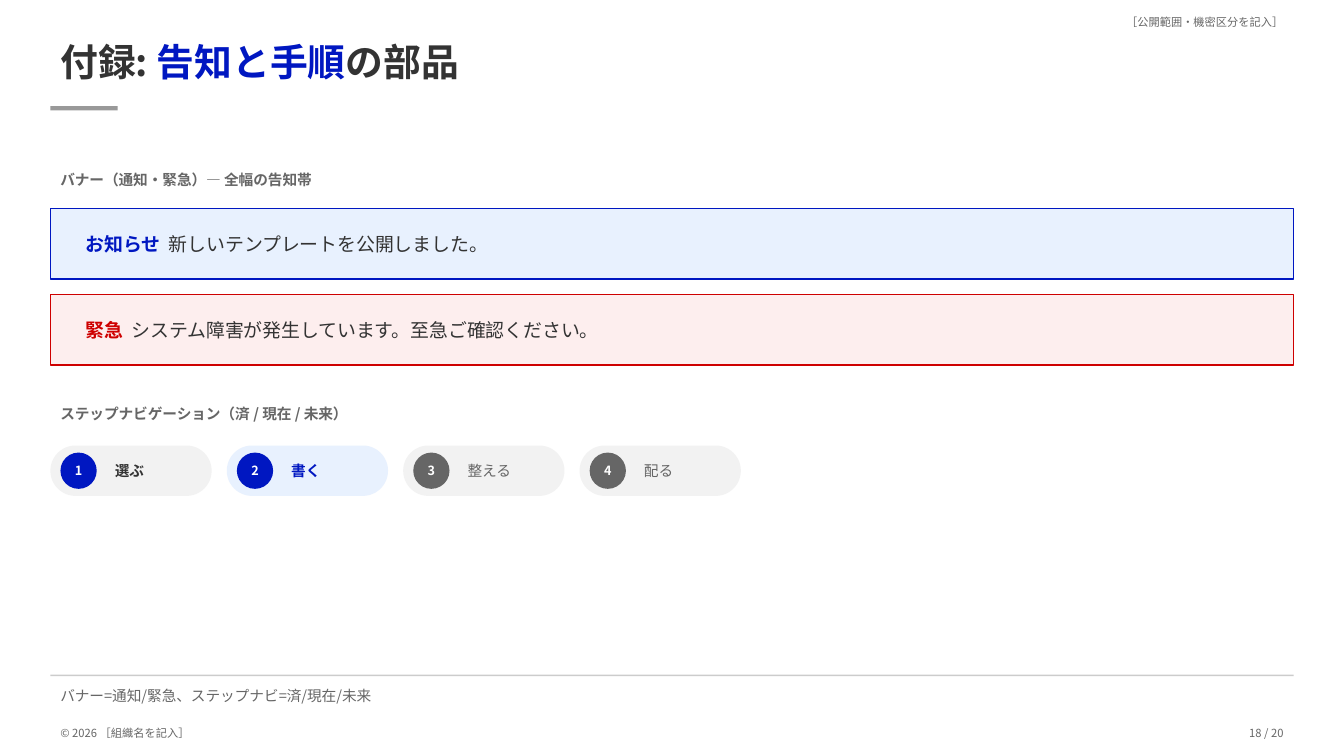
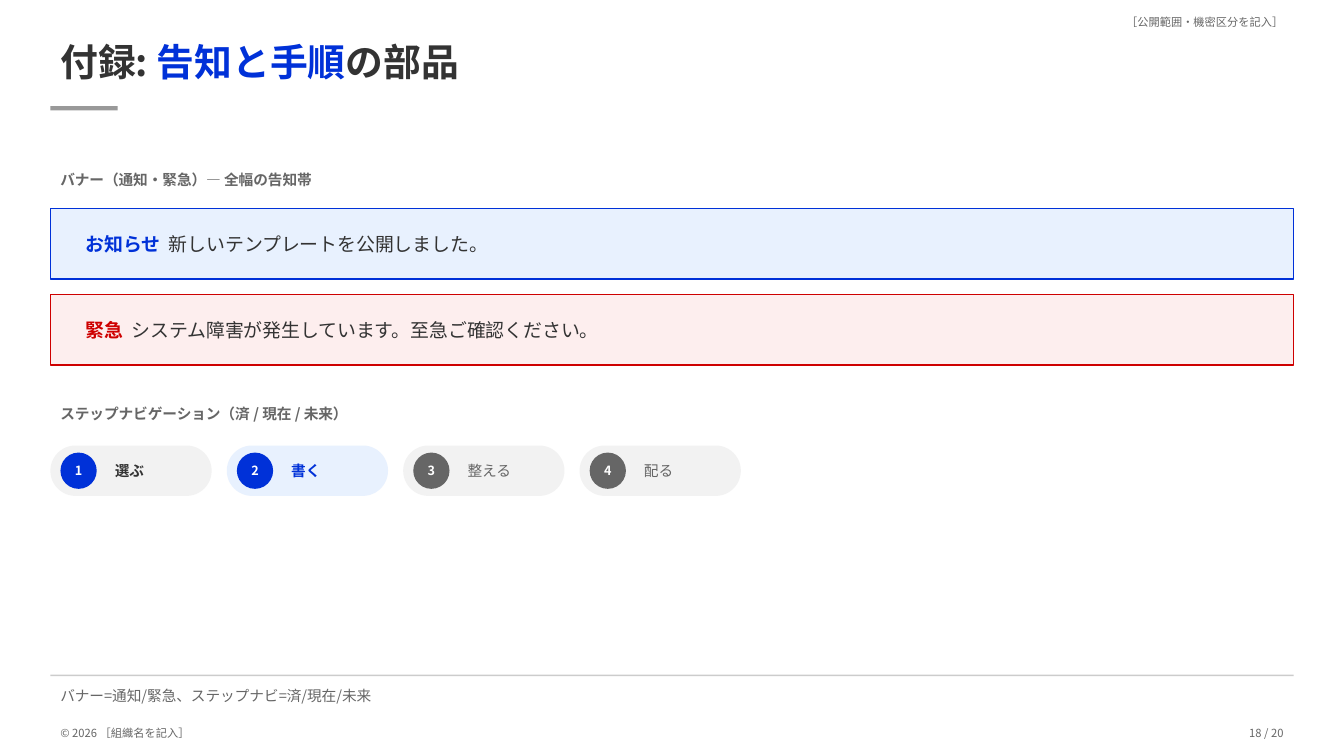
Before and after one commit to superluminal-jp/presentation-template-html, a slide deck: slide 18 of dist/sample-deck.pptx. Drawn at 1344x756 pixels with LibreOffice and Linux fonts; fonts in the diff are those of the drawing. Boxes give left, top, right and bottom in pixels: in the first picture for what was removed or moved away, otherwise in the second. Text is boxed around its words. In the diff, an @@ line names an element or a change of style, - is before the commit and + after.

```diff
--- a/dist/sample-deck.pptx
+++ b/dist/sample-deck.pptx
@@ text "付録: 告知と手順の部品" at (60,43,459,80): text colour #0017C1 to #0031D8 in "告知と手順の部品" @@
@@ rectangle at (50,209,1294,279): outline #0017C1 1 pt to #0031D8 1 pt @@
@@ text "お知らせ 新しいテンプレートを公開しました。" at (85,235,488,253): text colour #0017C1 to #0031D8 in "お知らせ" @@
@@ text "書く" at (291,463,320,478): text colour #0017C1 to #0031D8 @@
@@ ellipse at (60,453,97,489): fill #0017C1 to #0031D8 @@
@@ ellipse at (237,453,273,489): fill #0017C1 to #0031D8 @@
```
Also in this commit, not shown: 18 other slides changed, 5 other files.
